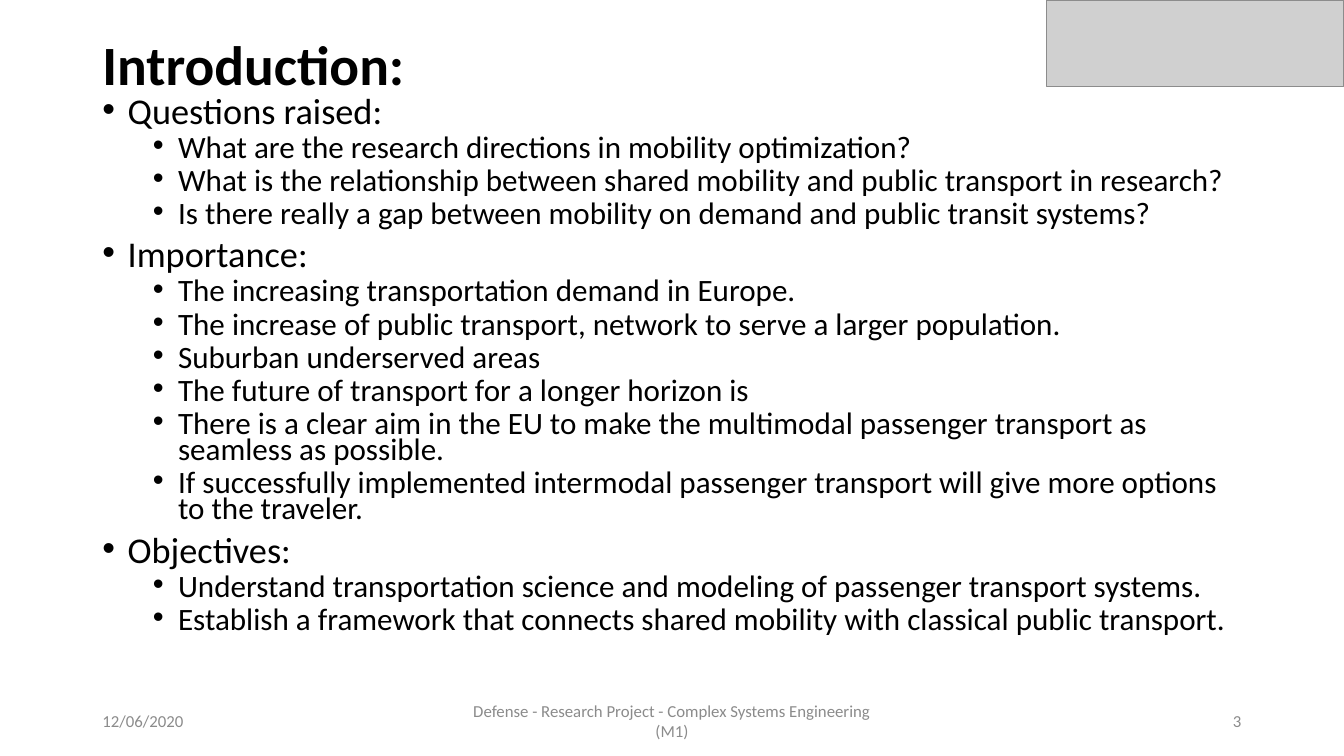
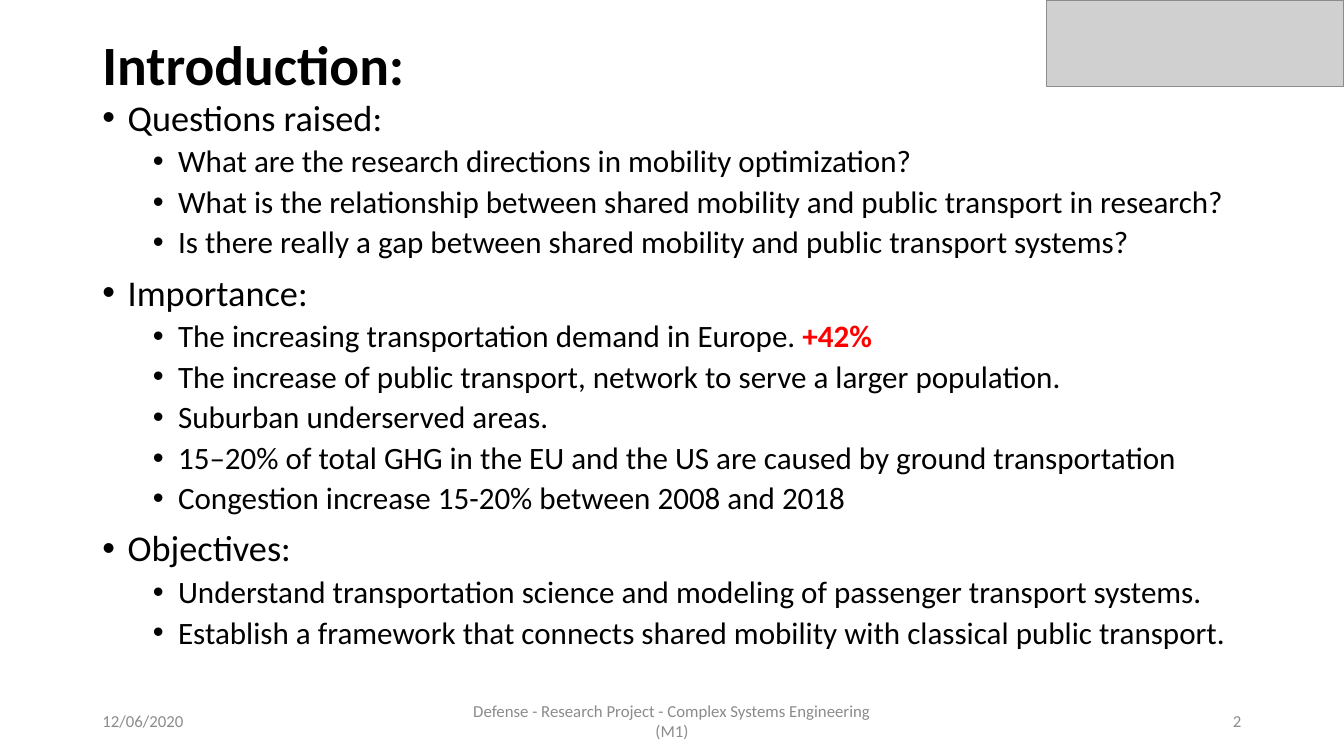
Before and after one commit to AymanABDELHAMID/OD_MTO_DARP, a slide deck: slide 2 of Presentation/presentation_AymanMahmoud.pptx (slide 3 before the commit). Drawn at 1344x756 pixels with LibreOffice and Linux fonts; fonts in the diff are those of the drawing; grey boxes stand for pictures. Boxes give left, top, right and bottom in pixels: in the first picture for what was removed or moved away, otherwise in the second. Text is boxed around its words. In the diff, an @@ line names an element or a change of style, - is before the commit and + after.

```diff
--- a/Presentation/presentation_AymanMahmoud.pptx
+++ b/Presentation/presentation_AymanMahmoud.pptx
@@ text at [128,105,1225,649]: line spacing 0.7 to 0.9 @@
@@ text at [178,231,1128,259]: text changed @@
-  • Is there really a gap between mobility on demand and public transit systems?
+  • Is there really a gap between shared mobility and public transport systems?
@@ text at [178,325,872,353]: text changed @@
-  • The increasing transportation demand in Europe.
+  • The increasing transportation demand in Europe. +42%
@@ text at [178,406,1175,515]: text changed @@
-  • Suburban underserved areas
-  • The future of transport for a longer horizon is
-  • There is a clear aim in the EU to make the multimodal passenger transport as seamless as possible.
-  • If successfully implemented intermodal passenger transport will give more options to the traveler.
+  • Suburban underserved areas.
+  • 15–20% of total GHG in the EU and the US are caused by ground transportation
+  • Congestion increase 15-20% between 2008 and 2018
@@ page number at [1233,716,1241,727]: text changed @@
-3
+2
```
Also in this commit, not shown: 14 other slides changed, 1 slide added, 4 slides removed, 2 other files.
